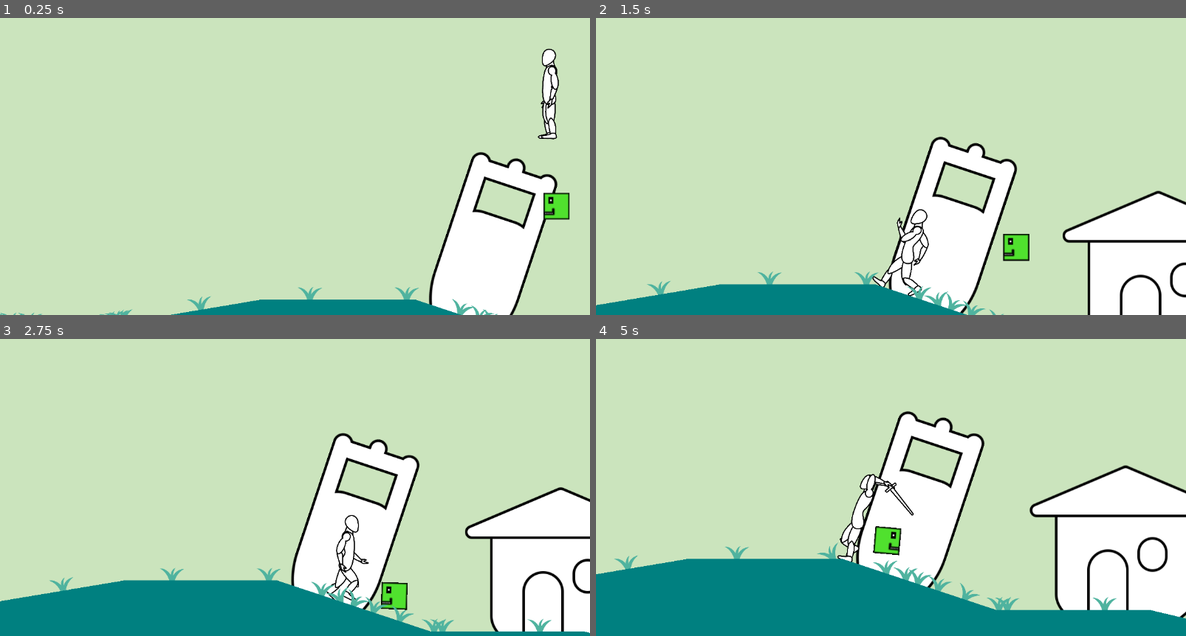
Above: before the commit, frames 1-4 (two rows, left to right).
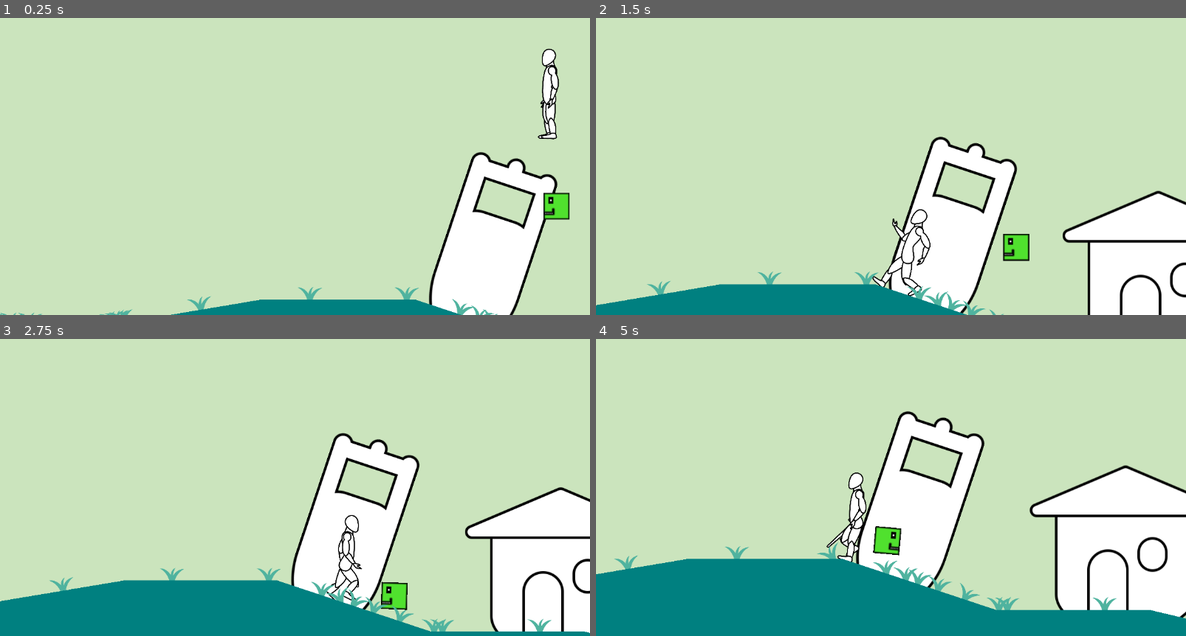
Above: after the commit, the same moments.

Repository: kir-55/TheArmheide
Game: Godot game, scene res://Scenes/Game.tscn
Same seed, same stepped clock (60 frames per second), same inputs: the game is played once before the commit and once after it. The engine's default icon, where the game draws it, is replaced by a stand-in: a white triangle on a blue panel in a dark square.
Inputs (mouse positions are in pixels of both pictures, inside the frame that each line leads up to):
- Up to frame 1 (0.25 s): no input
- Up to frame 2 (1.5 s): move the mouse to (1020, 133) at 0.52 s; press the mouse at (1020, 133) at 0.53 s; move the mouse to (773, 166) at 1.27 s; release the mouse at (773, 166) at 1.28 s; click (773, 166) at 1.35 s
- Up to frame 3 (2.75 s): move the mouse to (354, 398) at 2.02 s; press the mouse at (354, 398) at 2.03 s
- Up to frame 4 (5 s): move the mouse to (861, 537) at 2.77 s; release the mouse at (861, 537) at 2.78 s; click (861, 537) at 2.85 s; move the mouse to (1068, 520) at 3.52 s; press the mouse at (1068, 520) at 3.53 s; move the mouse to (714, 422) at 4.27 s; release the mouse at (714, 422) at 4.28 s; click (714, 422) at 4.35 s

The runs differ from the first frame. In frame 1, less than 0.1% of the frame differs, in the area x 91-95%, y 18-31%; in frame 2, 0.3%; in frame 3, 0.2%; in frame 4, 0.7%, in the area x 39-54%, y 44-71%.

Commit message:
Added attack animation and interaction with enemies

Diff:
--- a/Scenes/Player.tscn
+++ b/Scenes/Player.tscn
@@ -539,85 +539,85 @@
 tracks/0/imported = false
 tracks/0/enabled = true
 tracks/0/path = NodePath("Flippable/Skeleton2D/Base/Torso/ShoulderRight/MiddleArmRight/HandRight/Fingers:rotation")
-tracks/0/interp = 1
+tracks/0/interp = 4
 tracks/0/loop_wrap = true
 tracks/0/keys = {
-"times": PackedFloat32Array(0),
-"transitions": PackedFloat32Array(1),
-"update": 0,
-"values": [3.76436]
+"times": PackedFloat32Array(0, 0.99),
+"transitions": PackedFloat32Array(1, 1),
+"update": 0,
+"values": [3.76436, 3.76436]
 }
 tracks/1/type = "value"
 tracks/1/imported = false
 tracks/1/enabled = true
 tracks/1/path = NodePath("Flippable/Skeleton2D/Base/Torso/ShoulderRight/MiddleArmRight/HandRight:rotation")
-tracks/1/interp = 1
+tracks/1/interp = 4
 tracks/1/loop_wrap = true
 tracks/1/keys = {
-"times": PackedFloat32Array(0),
-"transitions": PackedFloat32Array(1),
-"update": 0,
-"values": [-0.184673]
+"times": PackedFloat32Array(0, 0.51, 0.99),
+"transitions": PackedFloat32Array(1, 1, 1),
+"update": 0,
+"values": [-0.184673, -0.529775, -0.184673]
 }
 tracks/2/type = "value"
 tracks/2/imported = false
 tracks/2/enabled = true
 tracks/2/path = NodePath("Flippable/Skeleton2D/Base/Torso/ShoulderRight/MiddleArmRight:rotation")
-tracks/2/interp = 1
+tracks/2/interp = 4
 tracks/2/loop_wrap = true
 tracks/2/keys = {
-"times": PackedFloat32Array(0),
-"transitions": PackedFloat32Array(1),
-"update": 0,
-"values": [1.54802]
+"times": PackedFloat32Array(0, 0.51, 0.99),
+"transitions": PackedFloat32Array(1, 1, 1),
+"update": 0,
+"values": [1.54802, 0.723521, 1.54802]
 }
 tracks/3/type = "value"
 tracks/3/imported = false
 tracks/3/enabled = true
 tracks/3/path = NodePath("Flippable/Skeleton2D/Base/Torso/ShoulderRight:rotation")
-tracks/3/interp = 1
+tracks/3/interp = 4
 tracks/3/loop_wrap = true
 tracks/3/keys = {
-"times": PackedFloat32Array(0),
-"transitions": PackedFloat32Array(1),
-"update": 0,
-"values": [3.19678]
+"times": PackedFloat32Array(0, 0.24, 0.51, 0.84, 0.99, 1),
+"transitions": PackedFloat32Array(1, 1, 1, 1, 1, 1),
+"update": 0,
+"values": [3.19678, 3.15036, 0.0391567, 7.12898, 3.31028, 3.32275]
 }
 tracks/4/type = "value"
 tracks/4/imported = false
 tracks/4/enabled = true
 tracks/4/path = NodePath("Flippable/Skeleton2D/Base/Torso/ShoulderLeft/MiddleArmLeft:rotation")
-tracks/4/interp = 1
+tracks/4/interp = 4
 tracks/4/loop_wrap = true
 tracks/4/keys = {
-"times": PackedFloat32Array(0),
-"transitions": PackedFloat32Array(1),
-"update": 0,
-"values": [1.82554]
+"times": PackedFloat32Array(0, 0.51, 0.99),
+"transitions": PackedFloat32Array(1, 1, 1),
+"update": 0,
+"values": [1.82554, 1.00104, 1.82554]
 }
 tracks/5/type = "value"
 tracks/5/imported = false
 tracks/5/enabled = true
 tracks/5/path = NodePath("Flippable/Skeleton2D/Base/Torso/ShoulderLeft/MiddleArmLeft/HandLeft:rotation")
-tracks/5/interp = 1
+tracks/5/interp = 4
 tracks/5/loop_wrap = true
 tracks/5/keys = {
-"times": PackedFloat32Array(0),
-"transitions": PackedFloat32Array(1),
-"update": 0,
-"values": [-0.529565]
+"times": PackedFloat32Array(0, 0.51, 0.99),
+"transitions": PackedFloat32Array(1, 1, 1),
+"update": 0,
+"values": [-0.529565, -0.874667, -0.529565]
 }
 tracks/6/type = "value"
 tracks/6/imported = false
 tracks/6/enabled = true
 tracks/6/path = NodePath("Flippable/Skeleton2D/Base/Torso/ShoulderLeft:rotation")
-tracks/6/interp = 1
+tracks/6/interp = 4
 tracks/6/loop_wrap = true
 tracks/6/keys = {
-"times": PackedFloat32Array(0),
-"transitions": PackedFloat32Array(1),
-"update": 0,
-"values": [3.11248]
+"times": PackedFloat32Array(0, 0.24, 0.51, 0.81, 0.99, 1),
+"transitions": PackedFloat32Array(1, 1, 1, 1, 1, 1),
+"update": 0,
+"values": [3.11248, 3.06606, -0.0451433, 7.04468, 3.22598, 3.23845]
 }
 tracks/7/type = "value"
 tracks/7/imported = false
@@ -630,6 +630,18 @@
 "transitions": PackedFloat32Array(1),
 "update": 1,
 "values": [true]
+}
+tracks/8/type = "value"
+tracks/8/imported = false
+tracks/8/enabled = true
+tracks/8/path = NodePath("Flippable/Skeleton2D/Base/Torso:rotation")
+tracks/8/interp = 4
+tracks/8/loop_wrap = true
+tracks/8/keys = {
+"times": PackedFloat32Array(0, 0.51, 0.99),
+"transitions": PackedFloat32Array(1, 1, 1),
+"update": 0,
+"values": [0.102537, -0.248205, 0.102537]
 }
 
 [sub_resource type="Animation" id="Animation_7g001"]
@@ -1197,17 +1209,21 @@
 [sub_resource type="AnimationNodeAnimation" id="AnimationNodeAnimation_kcrut"]
 animation = &"idle_legs"
 
+[sub_resource type="AnimationNodeAnimation" id="AnimationNodeAnimation_oc8uw"]
+animation = &"attack"
+
 [sub_resource type="AnimationNodeAnimation" id="AnimationNodeAnimation_n1ro7"]
 animation = &"walk_arms"
 
 [sub_resource type="AnimationNodeBlend3" id="AnimationNodeBlend3_822dt"]
 
+[sub_resource type="AnimationNodeOneShot" id="AnimationNodeOneShot_5ce6f"]
+
 [sub_resource type="AnimationNodeBlend2" id="AnimationNodeBlend2_4y8lh"]
 
 [sub_resource type="AnimationNodeBlendTree" id="AnimationNodeBlendTree_wqobu"]
-graph_offset = Vector2(-469.299, -27.7791)
 nodes/Add2/node = SubResource("AnimationNodeAdd2_ow3b5")
-nodes/Add2/position = Vector2(640, 280)
+nodes/Add2/position = Vector2(880, 240)
 nodes/Animation/node = SubResource("AnimationNodeAnimation_n1ro7")
 nodes/Animation/position = Vector2(140, 320)
 "nodes/Animation 2/node" = SubResource("AnimationNodeAnimation_1akbe")
@@ -1218,12 +1234,16 @@
 "nodes/Animation 4/position" = Vector2(140, 40)
 "nodes/Animation 5/node" = SubResource("AnimationNodeAnimation_kcrut")
 "nodes/Animation 5/position" = Vector2(140, 460)
+"nodes/Animation 6/node" = SubResource("AnimationNodeAnimation_oc8uw")
+"nodes/Animation 6/position" = Vector2(140, -100)
 nodes/arms_state/node = SubResource("AnimationNodeBlend3_822dt")
 nodes/arms_state/position = Vector2(380, 180)
+nodes/attack/node = SubResource("AnimationNodeOneShot_5ce6f")
+nodes/attack/position = Vector2(660, 40)
 nodes/output/position = Vector2(1140, 260)
 nodes/walking_legs/node = SubResource("AnimationNodeBlend2_4y8lh")
 nodes/walking_legs/position = Vector2(340, 460)
-node_connections = [&"Add2", 0, &"arms_state", &"Add2", 1, &"walking_legs", &"arms_state", 0, &"Animation 4", &"arms_state", 1, &"Animation 3", &"arms_state", 2, &"Animation", &"output", 0, &"Add2", &"walking_legs", 0, &"Animation 5", &"walking_legs", 1, &"Animation 2"]
+node_connections = [&"Add2", 0, &"attack", &"Add2", 1, &"walking_legs", &"arms_state", 0, &"Animation 4", &"arms_state", 1, &"Animation 3", &"arms_state", 2, &"Animation", &"attack", 0, &"arms_state", &"attack", 1, &"Animation 6", &"output", 0, &"Add2", &"walking_legs", 0, &"Animation 5", &"walking_legs", 1, &"Animation 2"]
 
 [node name="Player" type="CharacterBody2D" groups=["willagers"]]
 position = Vector2(550, -1)
@@ -1255,119 +1275,119 @@
 
 [node name="FootBack" type="Sprite2D" parent="Flippable/Parts"]
 z_index = -1
-position = Vector2(283.433, 890.944)
-rotation = -0.34322
-scale = Vector2(0.999977, 0.999977)
+position = Vector2(289.103, 893.444)
+rotation = -0.367944
+scale = Vector2(0.999975, 0.999975)
 texture = ExtResource("2_wi2do")
 offset = Vector2(-31.9269, 3)
 
 [node name="CalfBack" type="Sprite2D" parent="Flippable/Parts"]
 z_index = -2
-position = Vector2(235.533, 791.898)
-rotation = -0.513102
-scale = Vector2(0.99998, 0.99998)
+position = Vector2(237.729, 796.155)
+rotation = -0.548496
+scale = Vector2(0.999977, 0.999977)
 texture = ExtResource("3_polev")
 offset = Vector2(-1.93497, 48)
 
 [node name="LegBack" type="Sprite2D" parent="Flippable/Parts"]
 z_index = -2
-position = Vector2(388.088, 726.728)
-rotation = 1.2397
-scale = Vector2(0.999984, 0.999984)
+position = Vector2(388.083, 726.056)
+rotation = 1.20716
+scale = Vector2(0.999983, 0.999983)
 texture = ExtResource("4_h2pnv")
 offset = Vector2(0, 72)
 
 [node name="FootFront" type="Sprite2D" parent="Flippable/Parts"]
 z_index = 1
-position = Vector2(532.364, 968.721)
-rotation = -0.414269
-scale = Vector2(0.999977, 0.999977)
+position = Vector2(528.312, 970.46)
+rotation = -0.398385
+scale = Vector2(0.999976, 0.999976)
 texture = ExtResource("2_wi2do")
 offset = Vector2(-32.459, 3)
 
 [node name="CalfFront" type="Sprite2D" parent="Flippable/Parts"]
-position = Vector2(459.942, 883.288)
-rotation = -0.751168
-scale = Vector2(0.999978, 0.999978)
+position = Vector2(457.877, 883.383)
+rotation = -0.72814
+scale = Vector2(0.999977, 0.999977)
 texture = ExtResource("3_polev")
 offset = Vector2(0, 50)
 
 [node name="LegFront" type="Sprite2D" parent="Flippable/Parts"]
 z_index = -1
-position = Vector2(405.841, 741.888)
-rotation = -0.325003
-scale = Vector2(0.999982, 0.999982)
+position = Vector2(405.84, 741.21)
+rotation = -0.31045
+scale = Vector2(0.999981, 0.999981)
 texture = ExtResource("4_h2pnv")
 offset = Vector2(-3, 74)
 
 [node name="Head" type="Sprite2D" parent="Flippable/Parts"]
 z_index = 1
-position = Vector2(395.496, 409.063)
-rotation = -0.17501
-scale = Vector2(0.999988, 0.999988)
+position = Vector2(395.392, 408.389)
+rotation = -0.175319
+scale = Vector2(0.999986, 0.999986)
 texture = ExtResource("5_tdh2i")
 offset = Vector2(-15, -24)
 
 [node name="Neck" type="Sprite2D" parent="Flippable/Parts"]
 z_index = -1
-position = Vector2(396.121, 465.459)
-rotation = 3.11004
-scale = Vector2(0.999988, 0.999988)
+position = Vector2(396.034, 464.785)
+rotation = 3.10973
+scale = Vector2(0.999986, 0.999986)
 texture = ExtResource("6_di4k6")
 offset = Vector2(1.67726, 34.3009)
 
 [node name="HandBack" type="Sprite2D" parent="Flippable/Parts"]
 z_index = -3
-position = Vector2(440.176, 720.28)
-rotation = 0.346669
-scale = Vector2(0.999986, 0.999986)
+position = Vector2(521.09, 361.63)
+rotation = -1.71169
+scale = Vector2(0.999984, 0.999984)
 texture = ExtResource("7_j7ejh")
 offset = Vector2(-10, 26)
 
 [node name="LowarmBack" type="Sprite2D" parent="Flippable/Parts"]
 z_index = -1
-position = Vector2(467.272, 606.216)
-rotation = 0.225172
-scale = Vector2(0.999986, 0.999986)
+position = Vector2(404.01, 355.554)
+rotation = -1.52701
+scale = Vector2(0.999984, 0.999984)
 texture = ExtResource("8_0jtyr")
 offset = Vector2(-6, 56)
 
 [node name="ShoulderBack" type="Sprite2D" parent="Flippable/Parts"]
 z_index = -1
-position = Vector2(407.193, 488.424)
-rotation = -0.393841
-scale = Vector2(0.999988, 0.999988)
+position = Vector2(407.113, 487.747)
+rotation = -3.08725
+scale = Vector2(0.999986, 0.999986)
 texture = ExtResource("9_a4fc2")
 offset = Vector2(2, 57)
 
 [node name="HandFront" type="Sprite2D" parent="Flippable/Parts"]
 z_index = 2
-position = Vector2(264.951, 649.399)
-rotation = 1.52267
-scale = Vector2(0.999985, 0.999985)
+position = Vector2(502.142, 352.109)
+rotation = -1.67835
+scale = Vector2(0.999984, 0.999984)
 texture = ExtResource("7_j7ejh")
 offset = Vector2(-10, 26)
 
 [node name="LowarmFront" type="Sprite2D" parent="Flippable/Parts"]
 z_index = 1
-position = Vector2(375.619, 623.238)
-rotation = 1.33747
-scale = Vector2(0.999985, 0.999985)
+position = Vector2(389.236, 338.549)
+rotation = -1.45247
+scale = Vector2(0.999984, 0.999984)
 texture = ExtResource("8_0jtyr")
 offset = Vector2(-6.87169, 50.9186)
 
 [node name="ShoulderFront" type="Sprite2D" parent="Flippable/Parts"]
 z_index = 2
-position = Vector2(401.332, 498.513)
-rotation = 0.326763
-scale = Vector2(0.999987, 0.999987)
+position = Vector2(407.158, 464.63)
+rotation = 3.12385
+scale = Vector2(0.999985, 0.999985)
 texture = ExtResource("9_a4fc2")
 offset = Vector2(3, 55)
 
 [node name="Body" type="Sprite2D" parent="Flippable/Parts"]
-position = Vector2(398.94, 726.448)
-rotation = -0.0354385
-scale = Vector2(0.999988, 0.999988)
+position = Vector2(398.934, 725.773)
+rotation = -0.0357478
+scale = Vector2(0.999986, 0.999986)
 texture = ExtResource("10_od11n")
 offset = Vector2(-2.76303, -115.71)
 
@@ -1377,7 +1397,7 @@
 [node name="Base" type="Bone2D" parent="Flippable/Skeleton2D"]
 position = Vector2(-4, 360)
 rotation = -1.6321
-scale = Vector2(0.999987, 0.999987)
+scale = Vector2(0.999986, 0.999986)
 rest = Transform2D(-0.0980598, -0.99518, 0.99518, -0.0980598, -1, 365)
 
 [node name="LegRight" type="Bone2D" parent="Flippable/Skeleton2D/Base"]
@@ -1393,7 +1413,7 @@
 [node name="CalfRight" type="Bone2D" parent="Flippable/Skeleton2D/Base/LegRight"]
 position = Vector2(-165.092, -16.3001)
 rotation = -0.344221
-scale = Vector2(0.999995, 0.999995)
+scale = Vector2(0.999994, 0.999994)
 rest = Transform2D(0.981001, -0.193999, 0.193999, 0.981001, -165.092, -16.3001)
 
 [node name="RemoteTransform2D" type="RemoteTransform2D" parent="Flippable/Skeleton2D/Base/LegRight/CalfRight"]
@@ -1514,7 +1534,6 @@
 z_index = -4
 position = Vector2(256.414, 22.2929)
 rotation = 0.0557664
-scale = Vector2(1, 1)
 rest = Transform2D(0.999622, -0.0274883, 0.0274883, 0.999622, 258.095, 22.7587)
 
 [node name="RemoteTransform2D" type="RemoteTransform2D" parent="Flippable/Skeleton2D/Base/Torso/ShoulderRight"]
@@ -1545,6 +1564,7 @@
 [node name="Fingers" type="Bone2D" parent="Flippable/Skeleton2D/Base/Torso/ShoulderRight/MiddleArmRight/HandRight"]
 position = Vector2(-26.2593, -9.9122)
 rotation = 2.93391
+scale = Vector2(1, 1)
 rest = Transform2D(-0.994747, 0.102365, -0.102365, -0.994747, -28.0071, -12.0782)
 
 [node name="RemoteTransform2D" type="RemoteTransform2D" parent="Flippable/Skeleton2D/Base/Torso/ShoulderRight/MiddleArmRight/HandRight/Fingers"]
@@ -1565,15 +1585,18 @@
 tree_root = SubResource("AnimationNodeBlendTree_wqobu")
 anim_player = NodePath("../AnimationPlayer")
 parameters/Add2/add_amount = 1.0
-parameters/arms_state/blend_amount = 1.0
+parameters/arms_state/blend_amount = -1.0
+parameters/attack/active = false
+parameters/attack/internal_active = false
+parameters/attack/request = 0
 parameters/walking_legs/blend_amount = 1.0
 
 [node name="TheArmheideSword" type="Sprite2D" parent="."]
 visible = false
 z_index = -3
-position = Vector2(9.97766, 103.213)
-rotation = -2.9063
-scale = Vector2(0.249997, 0.249997)
+position = Vector2(36.5851, 18.3074)
+rotation = 2.14898
+scale = Vector2(0.249996, 0.249996)
 texture = ExtResource("11_a4inu")
 offset = Vector2(-0.213623, -130.364)
 
--- a/Scripts/Player.gd
+++ b/Scripts/Player.gd
@@ -73,7 +73,8 @@
 	last_time_attacked = Time.get_ticks_msec()
 
 
-
+func attack():
+	animation_tree.set("parameters/attack/request", AnimationNodeOneShot.ONE_SHOT_REQUEST_FIRE);
 
 func _unhandled_input(event):
 	if event is InputEventMouseButton:
@@ -96,3 +97,4 @@
 	print("some body enetered")
 	if body.is_in_group("enemies"):
 		prepare_for_attack()
+		attack()
Not shown: 1 places in Scenes/Player.tscn that only renumber resources
